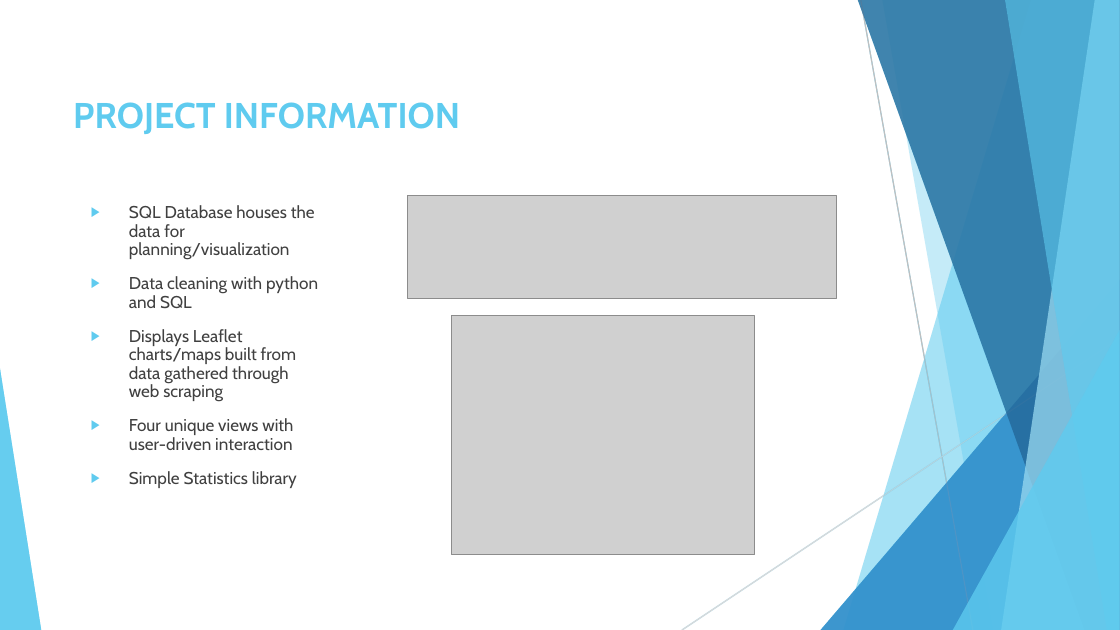
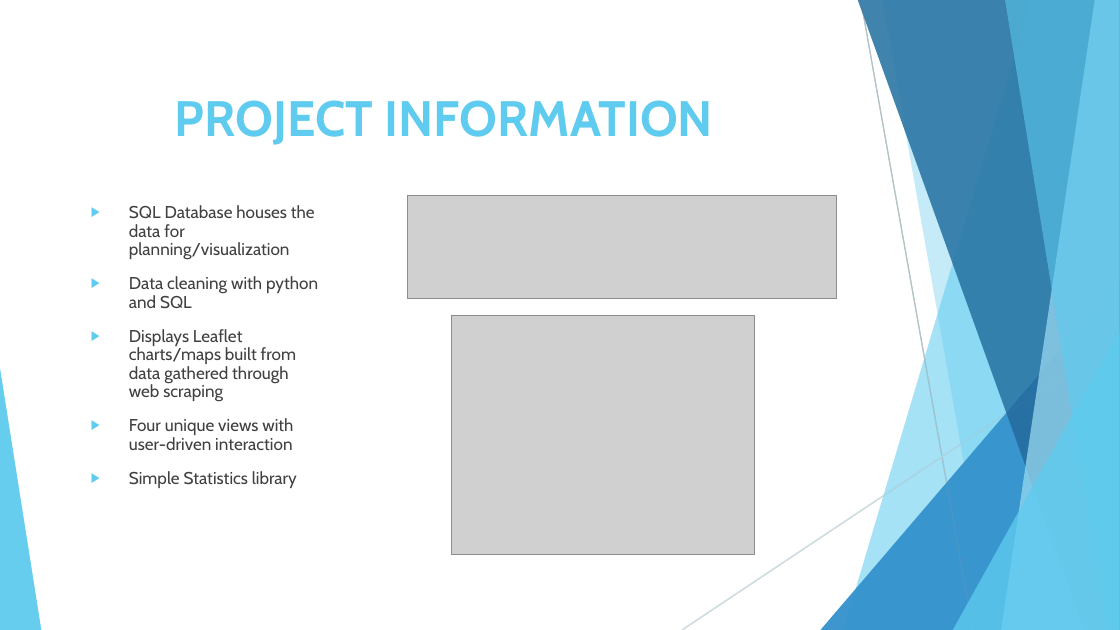
Before and after one commit to nelsonalb/World_Population-Project-3, a slide deck: slide 3 of Project 3- World Data Population.pptx. Drawn at 1120x630 pixels with LibreOffice and Linux fonts; fonts in the diff are those of the drawing; grey boxes stand for pictures. Boxes give left, top, right and bottom in pixels: in the first picture for what was removed or moved away, otherwise in the second. Text is boxed around its words. In the diff, an @@ line names an element or a change of style, - is before the commit and + after.

```diff
--- a/Project 3- World Data Population.pptx
+++ b/Project 3- World Data Population.pptx
@@ title "PROJECT INFORMATION": place and size @@
-title "PROJECT INFORMATION" at (73,102,460,134)
+title "PROJECT INFORMATION" at (175,100,713,145)
@@ title "PROJECT INFORMATION" at (175,100,713,145): size 23 to 32 pt @@
```
Also in this commit, not shown: 7 other slides changed, 3 slides added, 2 slides removed.
